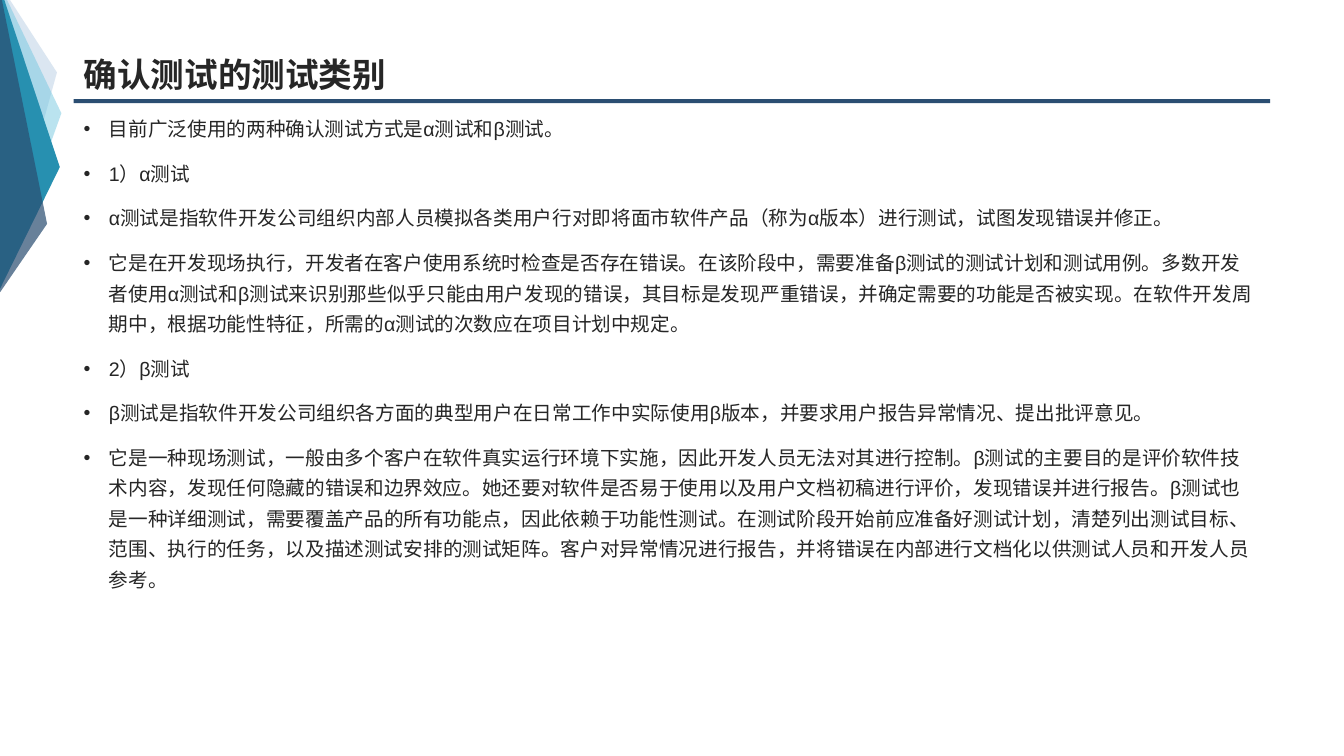
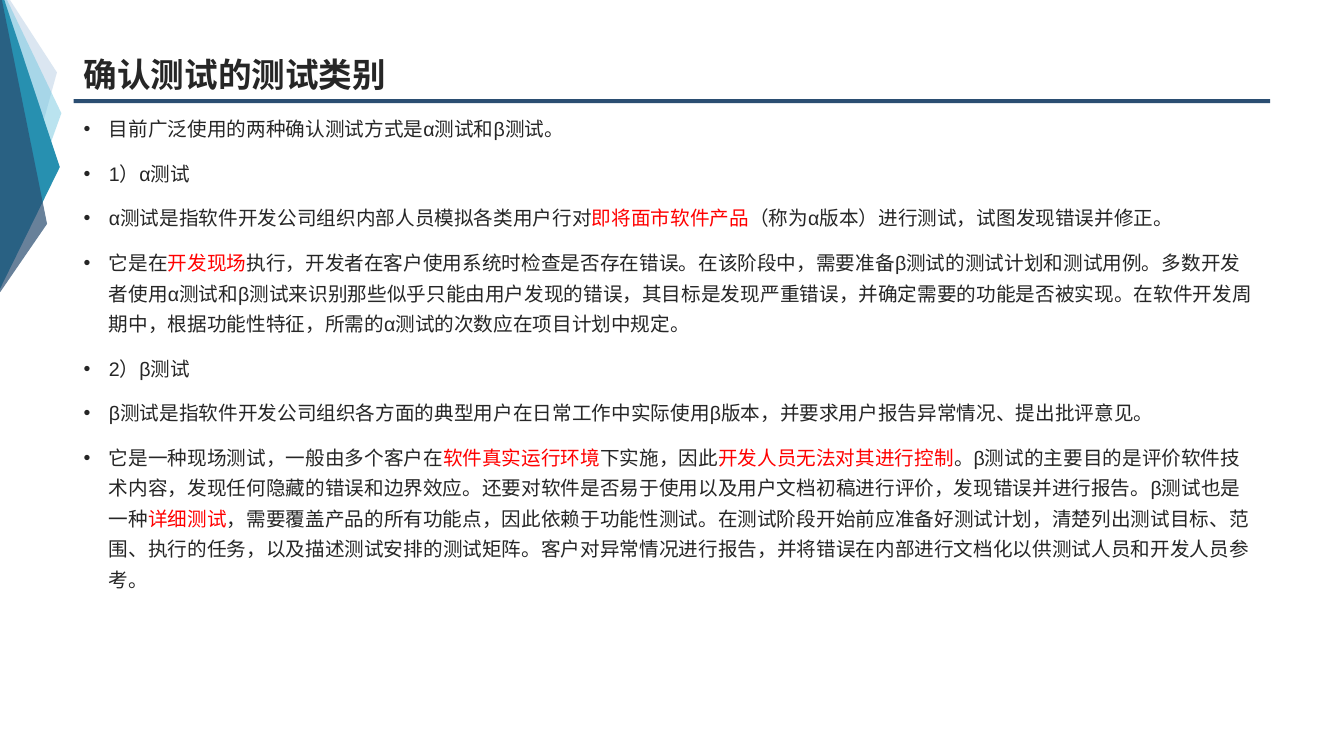
Before and after one commit to group-fourteen/G14-, a slide deck: slide 8 of 翻转课堂/7.5确认测试.ppt. Drawn at 1344x756 pixels with LibreOffice and Linux fonts; fonts in the diff are those of the drawing. Boxes give left, top, right and bottom in pixels: in the first picture for what was removed or moved away, otherwise in the second. Text is boxed around its words. In the diff, an @@ line names an element or a change of style, - is before the commit and + after.

```diff
--- a/翻转课堂/7.5确认测试.ppt
+++ b/翻转课堂/7.5确认测试.ppt
@@ text at <box>109,210,1252,333</box>: text colour #262626 to #FF0000 in "α测试是指软件开发公司组织内部人员模拟各类用户行对即将面市软件产品（称为α版本）进行测试，试图发现错误并修正。", "它是在开发现场执行，开发者在客户使用系统时检查是否存在错误。在该阶段中，需要准备β测试的测试计划和测试用例。多数开发者使 ..." @@
@@ text at <box>109,448,1249,589</box>: text changed @@
-• 它是一种现场测试，一般由多个客户在软件真实运行环境下实施，因此开发人员无法对其进行控制。β测试的主要目的是评价软件技术内容，发现任何隐藏的错误和边界效应。她还要对软件是否易于使用以及用户文档初稿进行评价，发现错误并进行报告。β测试也是一种详细测试，需要覆盖产品的所有功能点，因此依赖于功能性测试。在测试阶段开始前应准备好测试计划，清楚列出测试目标、范围、执行的任务，以及描述测试安排的测试矩阵。客户对异常情况进行报告，并将错误在内部进行文档化以供测试人员和开发人员参考。
+• 它是一种现场测试，一般由多个客户在软件真实运行环境下实施，因此开发人员无法对其进行控制。β测试的主要目的是评价软件技术内容，发现任何隐藏的错误和边界效应。还要对软件是否易于使用以及用户文档初稿进行评价，发现错误并进行报告。β测试也是一种详细测试，需要覆盖产品的所有功能点，因此依赖于功能性测试。在测试阶段开始前应准备好测试计划，清楚列出测试目标、范围、执行的任务，以及描述测试安排的测试矩阵。客户对异常情况进行报告，并将错误在内部进行文档化以供测试人员和开发人员参考。
```
Also in this commit, not shown: 20 other slides changed, 1 slide removed.
